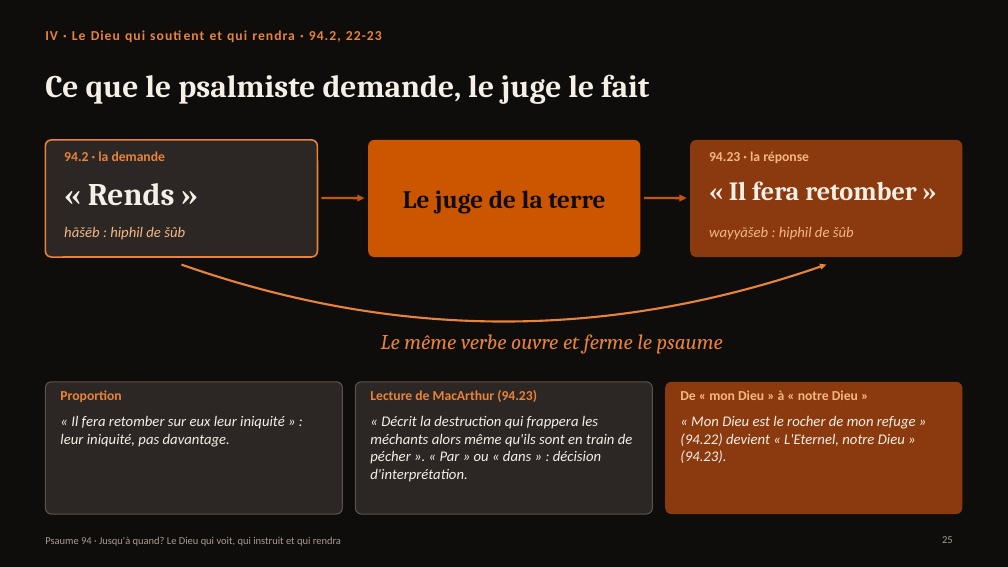
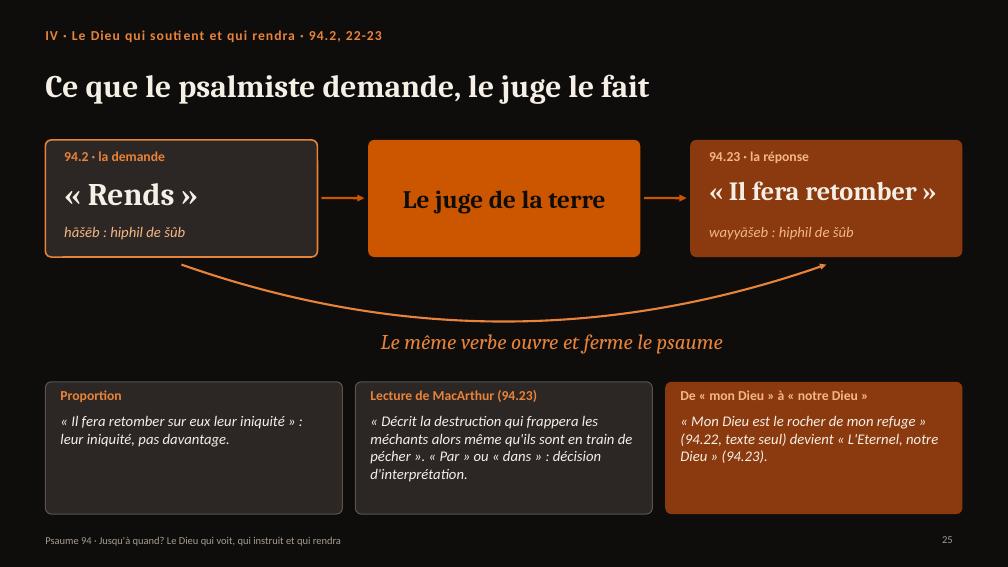
Before and after one commit to agbruneau/Prospection, a slide deck: slide 25 of Presentation-Psaume-94.pptx. Drawn at 1008x567 pixels with LibreOffice and Linux fonts; fonts in the diff are those of the drawing. Boxes give left, top, right and bottom in pixels: in the first picture for what was removed or moved away, otherwise in the second. Text is boxed around its words. In the diff, an @@ line names an element or a change of style, - is before the commit and + after.

```diff
--- a/Presentation-Psaume-94.pptx
+++ b/Presentation-Psaume-94.pptx
@@ text at bbox=[680, 415, 938, 463]: text changed @@
-« Mon Dieu est le rocher de mon refuge » (94.22) devient « L'Eternel, notre Dieu » (94.23).
+« Mon Dieu est le rocher de mon refuge » (94.22, texte seul) devient « L'Eternel, notre Dieu » (94.23).
```
Also in this commit, not shown: 5 other slides changed, 7 other files.
